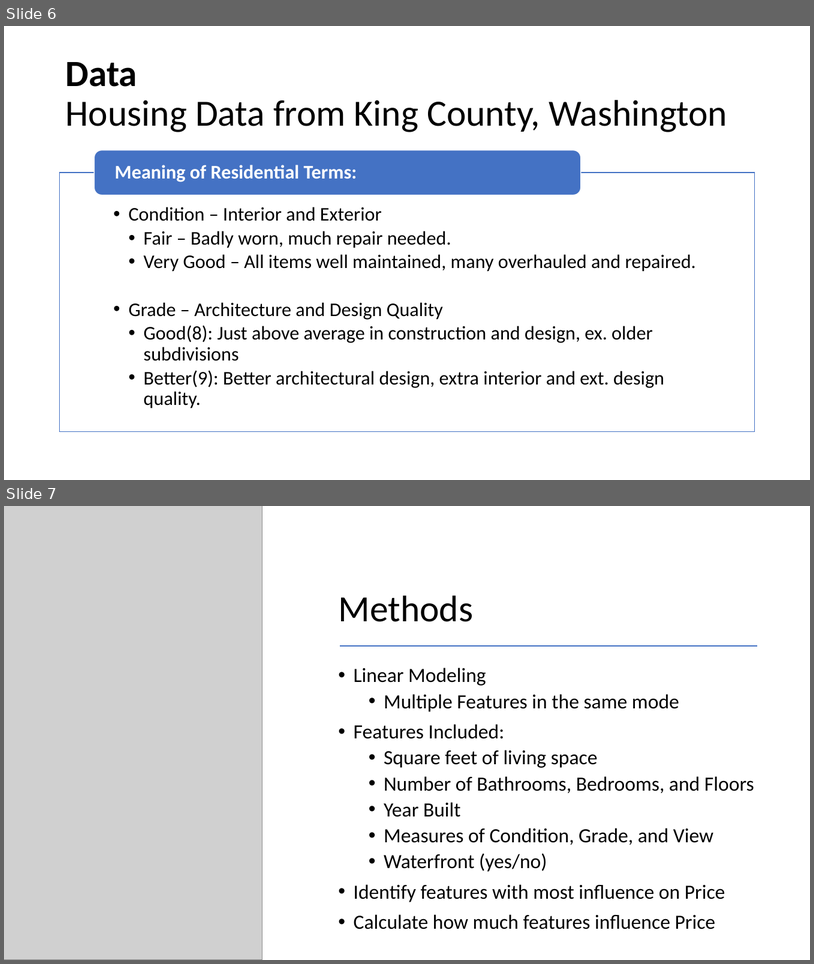
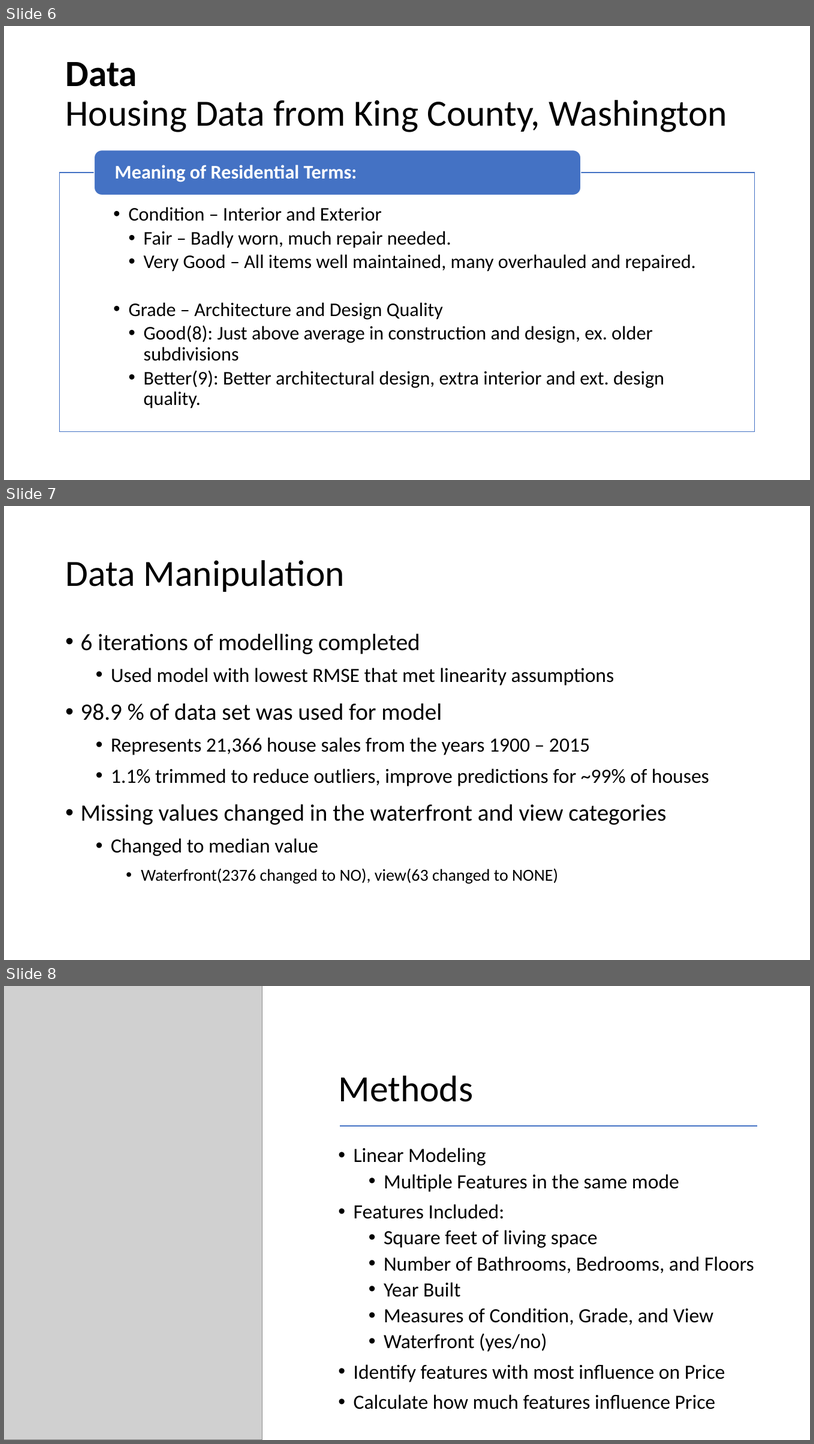
Before and after one commit to jpetoskey/Renovate_to_increase_SalePrice, a slide deck: Return_on_Renovation_Pres.pptx. Shown one above the other, each under a label of ours: slides 6 and 7 before the commit, slides 6, 7 and 8 after it. The pictures are 814x964 and 814x1444 pixels, drawn with LibreOffice and Linux fonts; fonts in the diff are those of the drawing; grey boxes stand for pictures. Boxes give left, top, right and bottom in pixels: in the first picture for what was removed or moved away, otherwise in the second. Text is boxed around its words. In the diff, an @@ line names an element or a change of style, - is before the commit and + after.

Commit message:
PPT updates

```diff
--- a/Return_on_Renovation_Pres.pptx
+++ b/Return_on_Renovation_Pres.pptx
@@ slide 7 added at <box>4,506,810,960</box>, background #FFFFFF @@
@@ title added at <box>65,560,345,592</box>, 44 pt, text #000000 @@
+Data Manipulation
@@ text added at <box>81,633,710,883</box>, 24 pt, text #000000 @@
+• 6 iterations of modelling completed
+  • Used model with lowest RMSE that met linearity assumptions
+• 98.9 % of data set was used for model
+  • Represents 21,366 house sales from the years 1900 – 2015
+  • 1.1% trimmed to reduce outliers, improve predictions for ~99% of houses
+• Missing values changed in the waterfront and view categories
+  • Changed to median value
+    • Waterfront(2376 changed to NO), view(63 changed to NONE)
@@ what was slide 7 is now slide 8 @@
```
Also in this commit, not shown: 2 other files.
